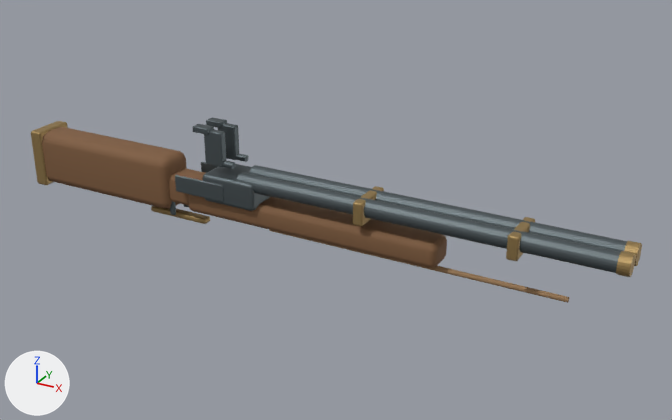
One commit to the Blender file environment/weapons/double_percussion_gun/double_percussion_gun.blend: the scene before it, then after it.
Before and after are seen from a 50 mm lens placed at (1.27, -1.696, 0.849), pointed at (0.319, 0.034, -0.016). Every picture has the same lights, and +X, +Y and +Z are marked at lower left. The picture after the commit comes second.

Before the edit, the objects in view are built like this:
```python
ob_barrel_band_001 = bpy.data.objects.new('barrel band.001', me_cube_015)
ob_barrel_band_001.location = (0.77, 0.0, 0.028)
ob_barrel_left = bpy.data.objects.new('barrel left', me_cylinder)
ob_barrel_left.location = (0.545, -0.027, 0.035)
ob_barrel_left.rotation_euler = (0.0, 1.571, 0.0)  # degrees (0, 90, 0)
ob_barrel_right = bpy.data.objects.new('barrel right', me_cylinder_003)
ob_barrel_right.location = (0.545, 0.027, 0.035)
ob_barrel_right.rotation_euler = (0.0, 1.571, 0.0)  # degrees (0, 90, 0)
ob_breech_block = bpy.data.objects.new('breech block', me_cube_005)
ob_breech_block.location = (0.075, 0.0, 0.008)
ob_long_fore_end = bpy.data.objects.new('long fore-end', me_cube_004)
ob_long_fore_end.location = (0.27, 0.0, -0.044)
ob_muzzle_lip = bpy.data.objects.new('muzzle lip', me_cylinder_001)
ob_muzzle_lip.location = (0.988, -0.027, 0.035)
ob_muzzle_lip.rotation_euler = (0.0, 1.571, 0.0)  # degrees (0, 90, 0)
ob_slender_wrist = bpy.data.objects.new('slender wrist', me_cube_003)
ob_slender_wrist.location = (-0.08, 0.0, -0.025)
ob_stock_shoulder_heel = bpy.data.objects.new('stock shoulder heel', me_cube_002)
ob_stock_shoulder_heel.location = (-0.53, 0.0, -0.015)
ob_walnut_buttstock = bpy.data.objects.new('walnut buttstock', me_cube_001)
ob_walnut_buttstock.location = (-0.33, 0.0, -0.015)
# also in view: 'wooden ramrod' at (0.52, 0.0, -0.085); 'lock plate' at (-0.005, -0.052, 0.005); 'external hammer' at (0.03, -0.027, 0.105)
```
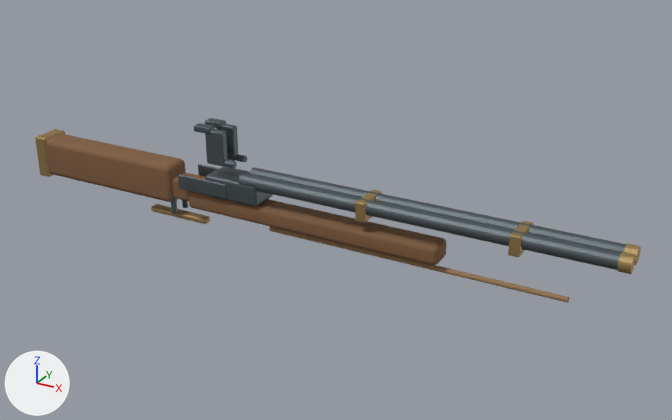
Changed parts and their boxes (x1, y1, x2, y2) in the pictures (672 x 420 px):
'walnut buttstock', mesh rescaled, modifiers changed (16% shorter): before (42, 127, 187, 208); after (45, 134, 186, 202)
'long fore-end', mesh rescaled: before (188, 194, 447, 268); after (189, 192, 446, 265)
'barrel left', rescaled: before (237, 172, 621, 273); after (238, 173, 621, 270)
'barrel right', rescaled: before (250, 165, 627, 252); after (249, 167, 626, 253)
'breech block', mesh rescaled (15% shorter): before (203, 164, 270, 211); after (206, 166, 273, 206)
'stock shoulder heel', mesh rescaled (18% narrower, 25% shorter): before (31, 121, 68, 185); after (35, 129, 65, 177)
'lock plate', moved: before (175, 175, 224, 202); after (178, 174, 227, 199)
'external hammer', moved: before (204, 129, 226, 167); after (205, 129, 228, 167)
'barrel band.001', mesh rescaled (13% narrower, 18% shorter): before (506, 217, 535, 261); after (508, 221, 533, 257)
'external hammer.001', moved: before (218, 123, 239, 160); after (216, 124, 238, 161)
'muzzle lip', moved, rescaled (15% shorter): before (616, 251, 636, 277); after (617, 252, 636, 274)
'muzzle lip.001', moved: before (624, 241, 642, 266); after (624, 244, 641, 265)
'lock plate.001', moved: before (201, 162, 218, 173); after (198, 164, 219, 177)
'hammer spur', moved: before (192, 124, 214, 135); after (194, 123, 215, 134)
'hammer spur.001', moved: before (206, 117, 227, 128); after (205, 118, 226, 129)
'trigger', moved: before (170, 201, 176, 215); after (171, 196, 177, 214)
'percussion nipple', moved: before (223, 160, 236, 169); after (224, 160, 237, 168)
'percussion nipple.001', moved: before (236, 153, 248, 162); after (234, 154, 247, 162)

The change, as a list of edits to the scene's bpy script:
```text
Change me_cube_001:
    remove me_cube_001.from_pydata(...)  # 8 vertices, 6 faces; spans x -0.225..0.225, y -0.047..0.047, z -0.07..0.07
    add me_cube_001.from_pydata(...)  # 8 vertices, 6 faces; spans x -0.225..0.225, y -0.036..0.036, z -0.051..0.051
    me_cube_001 part 1: the whole mesh is scaled about its middle by (1, 0.768, 0.729)
Change me_cube_002:
    remove me_cube_002.from_pydata(...)  # 8 vertices, 6 faces; spans x -0.018..0.018, y -0.052..0.052, z -0.075..0.075
    add me_cube_002.from_pydata(...)  # 8 vertices, 6 faces; spans x -0.018..0.018, y -0.039..0.039, z -0.055..0.055
    me_cube_002 part 2: the whole mesh is scaled about its middle by (1, 0.743, 0.733)
Change me_cube_004:
    remove me_cube_004.from_pydata(...)  # 8 vertices, 6 faces; spans x -0.33..0.33, y -0.039..0.039, z -0.03..0.03
    add me_cube_004.from_pydata(...)  # 8 vertices, 6 faces; spans x -0.33..0.33, y -0.032..0.032, z -0.023..0.023
    me_cube_004 part 3: the whole mesh is scaled about its middle by (1, 0.821, 0.767)
Change me_cube_005:
    remove me_cube_005.from_pydata(...)  # 8 vertices, 6 faces; spans x -0.0725..0.0725, y -0.0525..0.0525, z -0.035..0.035
    add me_cube_005.from_pydata(...)  # 8 vertices, 6 faces; spans x -0.0725..0.0725, y -0.04..0.04, z -0.0275..0.0275
    me_cube_005 part 4: the whole mesh is scaled about its middle by (1, 0.762, 0.786)
Change me_cylinder:
    used by ob_barrel_left; location = (0.545, -0.027, 0.035); rotation_euler = (0.0, 1.571, 0.0), in degrees (0, 90, 0)
    remove me_cylinder.from_pydata(...)  # 48 vertices, 26 faces; spans x -0.021..0.021, y -0.021..0.021, z -0.445..0.445
    add me_cylinder.from_pydata(...)  # 48 vertices, 26 faces; spans x -0.017..0.017, y -0.017..0.017, z -0.445..0.445
    me_cylinder part 5: the whole mesh is scaled about its middle by (0.81, 0.81, 1)
Change me_cylinder_001:
    used by ob_muzzle_lip; location = (0.988, -0.027, 0.035); rotation_euler = (0.0, 1.571, 0.0), in degrees (0, 90, 0)
    remove me_cylinder_001.from_pydata(...)  # 48 vertices, 26 faces; spans x -0.023..0.023, y -0.023..0.023, z -0.0125..0.0125
    add me_cylinder_001.from_pydata(...)  # 48 vertices, 26 faces; spans x -0.019..0.019, y -0.019..0.019, z -0.0125..0.0125
    me_cylinder_001 part 6: the whole mesh is scaled about its middle by (0.826, 0.826, 1)
Change me_cylinder_003:
    used by ob_barrel_right; location = (0.545, 0.027, 0.035); rotation_euler = (0.0, 1.571, 0.0), in degrees (0, 90, 0)
    remove me_cylinder_003.from_pydata(...)  # 48 vertices, 26 faces; spans x -0.021..0.021, y -0.021..0.021, z -0.445..0.445
    add me_cylinder_003.from_pydata(...)  # 48 vertices, 26 faces; spans x -0.017..0.017, y -0.017..0.017, z -0.445..0.445
    me_cylinder_003 part 7: the whole mesh is scaled about its middle by (0.81, 0.81, 1)
Change me_cube_015:
    remove me_cube_015.from_pydata(...)  # 8 vertices, 6 faces; spans x -0.0125..0.0125, y -0.055..0.055, z -0.0275..0.0275
    add me_cube_015.from_pydata(...)  # 8 vertices, 6 faces; spans x -0.0125..0.0125, y -0.042..0.042, z -0.0235..0.0235
    me_cube_015 part 8: the whole mesh is scaled about its middle by (1, 0.764, 0.855)
Change ob_walnut_buttstock:
    where _m = ob_walnut_buttstock.modifiers.new('softened edges', 'BEVEL')
    _m.width: 0.025 -> 0.016
    _m.width_pct: 0.025 -> 0.016
Change ob_barrel_left:
    ob_barrel_left.location: (0.545, -0.027, 0.035) -> (0.545, -0.022, 0.035)
Change ob_muzzle_lip:
    ob_muzzle_lip.location: (0.988, -0.027, 0.035) -> (0.988, -0.022, 0.035)
Change ob_percussion_nipple:
    ob_percussion_nipple.location: (0.062, -0.027, 0.07) -> (0.062, -0.022, 0.07)
Change ob_external_hammer:
    ob_external_hammer.location: (0.03, -0.027, 0.105) -> (0.03, -0.022, 0.105)
Change ob_hammer_spur:
    ob_hammer_spur.location: (-0.002, -0.027, 0.146) -> (-0.002, -0.022, 0.146)
Change ob_lock_plate:
    ob_lock_plate.location: (-0.005, -0.052, 0.005) -> (-0.005, -0.04, 0.005)
Change ob_trigger:
    ob_trigger.location: (-0.11, -0.027, -0.07) -> (-0.11, -0.022, -0.07)
Change ob_barrel_right:
    ob_barrel_right.location: (0.545, 0.027, 0.035) -> (0.545, 0.022, 0.035)
Change ob_muzzle_lip_001:
    ob_muzzle_lip_001.location: (0.988, 0.027, 0.035) -> (0.988, 0.022, 0.035)
Change ob_percussion_nipple_001:
    ob_percussion_nipple_001.location: (0.062, 0.027, 0.07) -> (0.062, 0.022, 0.07)
Change ob_external_hammer_001:
    ob_external_hammer_001.location: (0.03, 0.027, 0.105) -> (0.03, 0.022, 0.105)
Change ob_hammer_spur_001:
    ob_hammer_spur_001.location: (-0.002, 0.027, 0.146) -> (-0.002, 0.022, 0.146)
Change ob_lock_plate_001:
    ob_lock_plate_001.location: (-0.005, 0.052, 0.005) -> (-0.005, 0.04, 0.005)
```
